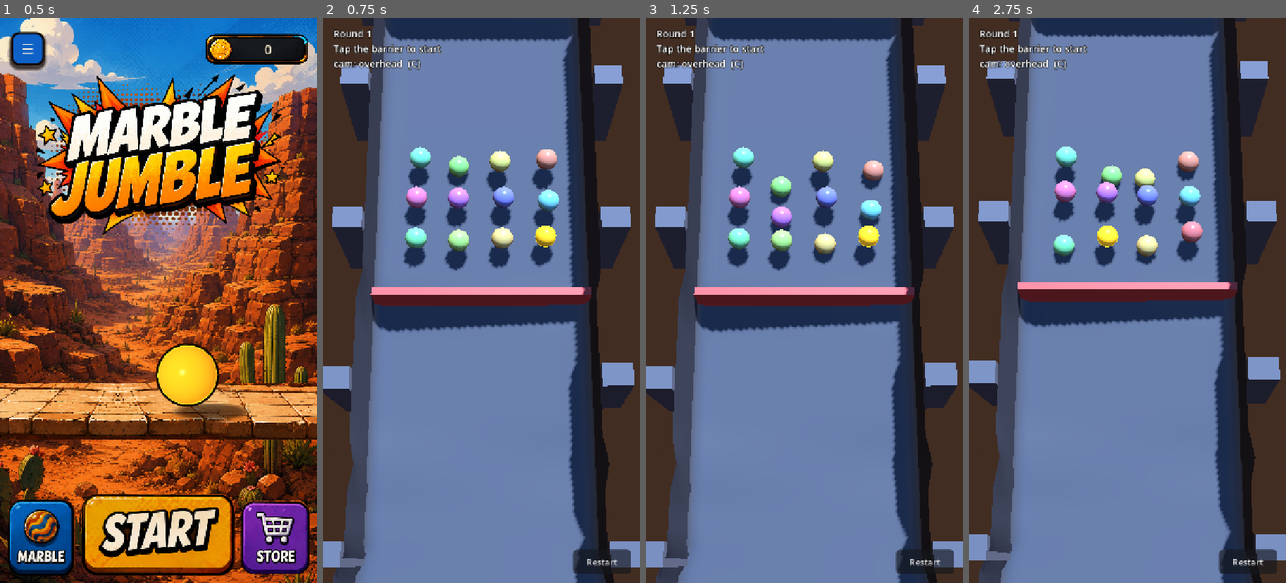
Above: before the commit, frames 1-4 (left to right).
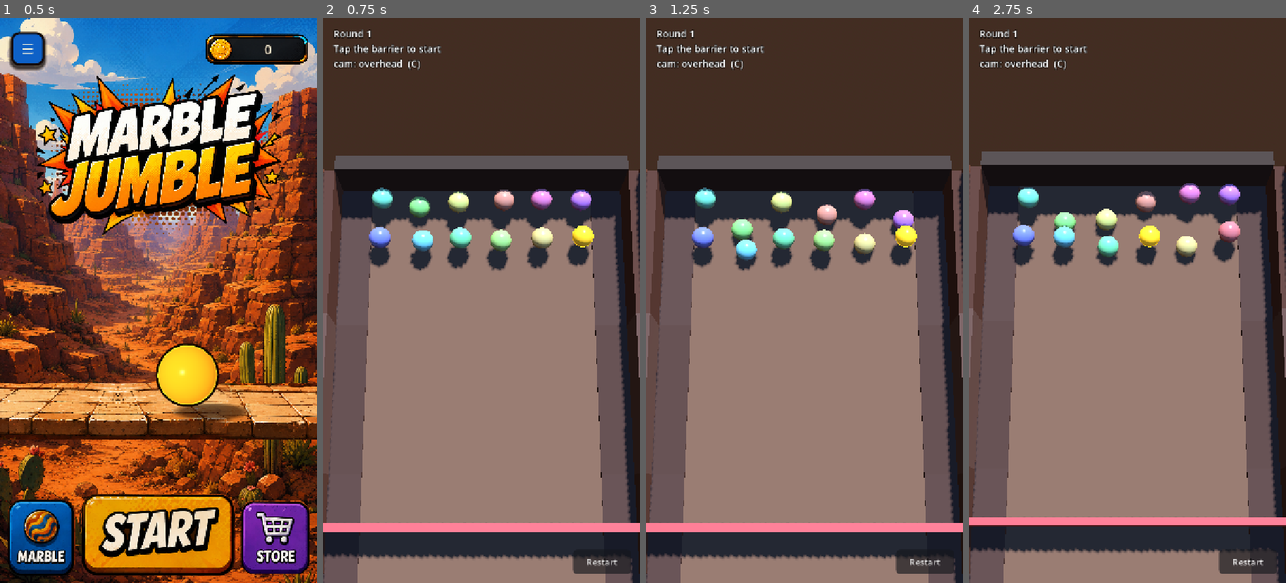
Above: after the commit, the same moments.

Repository: Arjan-N/marble-jumble
Game: Godot game, scene res://scenes/home.tscn
The game is run twice, just before and just after one commit, with the same random seed, the same clock (stepped at 60 frames per second) and the same inputs.
Inputs (mouse positions are in pixels of both pictures, inside the frame that each line leads up to):
- Up to frame 1 (0.5 s): no input
- Up to frame 2 (0.75 s): click (481, 532) at 0.5 s
- Up to frame 3 (1.25 s): no input
- Up to frame 4 (2.75 s): click "Restart" at 1.25 s; click "Restart" at 2 s

Frame 1 is identical in both runs. In frame 2, 92% of the frame differs, in the area x 0-100%, y 0-100%; in frame 3, 92%; in frame 4, 92%.

Commit message:
Fix Canyon course stall and jump fall-through
CourseBuilder._bank_at measured the raw 3D angle between tangents instead
of the horizontal turn alone, so an ordinary change in descent grade (no
lateral turn at all) read as a spurious turn, with its sign decided by
floating-point noise once the lateral component was near zero. Banking
flipped by double digits of degrees between adjacent rings around ratio
0.66, wedging the field in the resulting seam.

Fixing that unmasked a second bug: marbles reaching the jump (ratio
0.795-0.825) at full speed for the first time dove under the resumed
floor's leading edge instead of landing on it, since the gap had no ramp
to give them any upward velocity. Added a short upward-tilted lip
(_add_jump_ramp) at the take-off edge instead of retuning the descent.

Verified with the new tools/probe_stall.gd (traces a real 12-marble field
through the course headless) and real race_manager runs. Canyon is back
in COURSE_POOL.

Co-Authored-By: Claude Sonnet 5 <noreply@anthropic.com>

Diff:
--- a/scripts/course/course_builder.gd
+++ b/scripts/course/course_builder.gd
@@ -99,6 +99,23 @@
 const SPLIT_RANGE := Vector2(0.63, 0.71)
 const JUMP_GAP_RANGE := Vector2(0.795, 0.825)
 const BUMPER_AT := 0.885
+
+## The gap has no ramp of its own — the floor just stops, so a marble takes off
+## carrying whatever vertical speed the descent already gave it, not an upward
+## one. That is fine at a crawl; once the field is actually moving (see
+## `_bank_at`'s comment — this jump used to be unreachable at speed because
+## the field never got this far intact) a marble arrives already descending
+## at several m/s, dips below the resumed floor's height before it gets there
+## horizontally, and sails under its leading edge into open air for good.
+## `tools/probe_bumper_speed_temp.gd`-style tracing (a marble's velocity
+## logged across ratio 0.79-0.95) showed exactly that: a clean gravity-only
+## trajectory from the moment the floor disappears, never interrupted by a
+## landing. A short, smooth ramp right at the take-off edge — tilted upward
+## rather than flat — turns that same speed into a genuine arc that clears
+## the gap with room to spare instead of undercutting the landing.
+const JUMP_RAMP_LENGTH := 3.0
+const JUMP_RAMP_TILT := deg_to_rad(16.0)
+const JUMP_RAMP_THICKNESS := 0.4
 const ROUGH_UNTIL := 0.55 ## Rough canyon stone before here, smoother build after.
 
 const ROUGH_FRICTION := 0.55
@@ -139,6 +156,7 @@
 
 	_add_back_wall()
 	_add_split_divider()
+	_add_jump_ramp()
 	_add_bumper()
 
 
@@ -175,10 +193,25 @@
 
 ## Bank from the centreline's curvature, measured over a fixed baseline so the
 ## result is the same whatever the ring spacing is.
+##
+## Only the horizontal turn matters here — banking reacts to a bend, not to a
+## change in descent grade. Feeding the raw 3D tangents to `signed_angle_to`
+## measured the *full* angle between them, pitch included, so an ordinary
+## easing of the slope (no lateral turn at all) read as a large turn rate.
+## Worse, on a stretch straight in X the two tangents' X components are both
+## essentially zero, so the sign of that spurious turn rate was decided by
+## sub-millimetre floating-point noise — banking flipped by double digits of
+## degrees between adjacent rings with nothing in the geometry to justify it,
+## and that discontinuity in the swept cross-section is what trapped the
+## field around ratio 0.66. Flattening both tangents onto the horizontal
+## plane before comparing measures yaw alone, which is zero exactly where a
+## straight course actually is straight.
 func _bank_at(offset: float) -> float:
 	var behind := _tangent_at(offset - BANK_BASELINE)
 	var ahead := _tangent_at(offset + BANK_BASELINE)
-	var turn_rate := behind.signed_angle_to(ahead, Vector3.UP) / (2.0 * BANK_BASELINE)
+	var behind_flat := Vector3(behind.x, 0.0, behind.z).normalized()
+	var ahead_flat := Vector3(ahead.x, 0.0, ahead.z).normalized()
+	var turn_rate := behind_flat.signed_angle_to(ahead_flat, Vector3.UP) / (2.0 * BANK_BASELINE)
 	# Negated: rotating about the forward axis by a positive angle drops the
 	# right-hand edge, so the raw turn rate banks the inside of the corner up and
 	# tips marbles out of the channel instead of holding them in it.
@@ -360,6 +393,30 @@
 		s = next
 
 
+## A short, upward-tilted lip right at the gap's take-off edge. See
+## `JUMP_RAMP_LENGTH`'s comment for why the gap needs one at all.
+##
+## Built from the same `_frame_at` the rest of the ribbon uses, so it inherits
+## the trough's own banking (none here, but the next jump this technique gets
+## reused for might not be so lucky) rather than assuming the course is flat.
+## Tilting a box around its local right axis lifts the end further along the
+## track (`-forward` locally) and sinks the trailing end into the existing
+## floor by the same amount; the sunk end is a harmless overlap between two
+## static bodies, and the lifted end is the whole point.
+func _add_jump_ramp() -> void:
+	var gap_offset := _offset_for_ratio(JUMP_GAP_RANGE.x)
+	var frame := _frame_at(gap_offset - JUMP_RAMP_LENGTH * 0.5)
+	var half_width := _width_at(JUMP_GAP_RANGE.x)
+
+	var tilt := Transform3D(Basis(Vector3.RIGHT, JUMP_RAMP_TILT), Vector3.ZERO)
+	_add_box(
+		frame * tilt,
+		Vector3(half_width * 2.0, JUMP_RAMP_THICKNESS, JUMP_RAMP_LENGTH),
+		ROUGH_COLOUR.darkened(0.15),
+		SMOOTH_FRICTION
+	)
+
+
 func _add_bumper() -> void:
 	var bumper := RotatingBumper.create()
 	bumper.transform = _frame_at(_offset_for_ratio(BUMPER_AT))
--- a/scripts/race/race_manager.gd
+++ b/scripts/race/race_manager.gd
@@ -64,20 +64,41 @@
 ## directly: a global class name is not a constant expression, so an array of
 ## bare class names does not parse.
 ##
-## `CourseBuilder` (the curved Canyon) is included as-is even though its own
-## comments note it can stall its field around ratio 0.66 — a known rough edge
-## in the pool, not a reason to quietly drop it.
-## `course_builder.gd` (the curved Canyon) is deliberately absent: its field
-## reliably stalls part-way down and almost nobody finishes. Investigated and
-## not yet solved — the centreline itself is clean (monotonic descent, minimum
-## grade ~5 degrees, measured with `tools/probe_curve.gd`), and removing the
-## split divider does not fix it either, so the cause is elsewhere in the swept
-## geometry. Left in the repo to be fixed later rather than deleted.
+## `CourseBuilder` (the curved Canyon) took two fixes to get here.
+##
+## First, a stall at ratio 0.66: the trough's banking flipped sign by double
+## digits of degrees between adjacent rings on a stretch that was straight in
+## X, wedging marbles in the resulting seam. `CourseBuilder._bank_at` was
+## measuring the raw 3D angle between tangents rather than the horizontal
+## turn alone, so an ordinary change in descent grade (no lateral turn at
+## all) read as a spurious turn, with its sign decided by floating-point
+## noise once the lateral component was exactly zero — fixed by flattening
+## both tangents onto the horizontal plane before comparing (see
+## `_bank_at`'s comment).
+##
+## That fix unmasked a second problem the wedge had been hiding: with
+## marbles no longer stuck early, they reached the jump (ratio 0.795-0.825)
+## at full speed for the first time, already descending several m/s with no
+## upward launch of their own, and dove under the resumed floor's leading
+## edge instead of landing on it — a clean, uninterrupted gravity arc from
+## the moment the floor disappeared to the fall threshold, confirmed with a
+## marble's velocity traced across the gap. Fixed with an actual ramp —
+## `_add_jump_ramp`, a short upward-tilted lip right at the take-off edge —
+## rather than retuning the descent, since the jump is a spec'd feature and
+## the gap itself was never the problem.
+##
+## Verified with `tools/probe_stall.gd` (field clears both ratios cleanly)
+## and with real `race_manager` runs on `main.tscn` headless
+## (`DEBUG_TRACE`): 12/12 and 9/12 finished across two full-field rounds.
+## Some falls remain — plausible for an obstacle course, matching what the
+## other pool courses already show — not a stall. Re-run
+## `tools/probe_stall.gd` first if this course misbehaves again.
 const COURSE_POOL: Array[GDScript] = [
 	preload("res://scripts/course/slope_course.gd"),
 	preload("res://scripts/course/jungle_course.gd"),
 	preload("res://scripts/course/orbital_course.gd"),
 	preload("res://scripts/course/volcano_course.gd"),
+	preload("res://scripts/course/course_builder.gd"),
 ]
 
 enum Phase { SETTLING, RACING, COMPLETE }
--- /dev/null
+++ b/tools/probe_stall.gd
@@ -0,0 +1,93 @@
+extends SceneTree
+
+## Diagnostic: races CourseBuilder's own field (real `Marble` bodies, real
+## `MarbleTuning`, real spawn transforms) and logs where each marble actually
+## stalls, so the stall documented in `course_builder.gd`'s comments can be
+## pinned to a ratio/position instead of "part-way down". Run with:
+##   godot --headless --path . --script tools/probe_stall.gd \
+##     --fixed-fps 60 --disable-render-loop --quit-after 4800
+
+const COURSE: GDScript = preload("res://scripts/course/course_builder.gd")
+const MARBLE: GDScript = preload("res://scripts/simulation/marble.gd")
+const TUNING: GDScript = preload("res://scripts/simulation/marble_tuning.gd")
+
+const MARBLE_COUNT := 12
+## Below this speed a marble counts as stopped, not just slowed by a corner.
+const STALL_SPEED := 0.3
+## How long a marble has to stay under STALL_SPEED before it's reported —
+## long enough that a marble merely stuck behind a pile-up for a moment
+## doesn't get flagged.
+const STALL_SECONDS := 3.0
+const SNAPSHOT_INTERVAL := 2.0
+
+var _course: Course
+var _marbles: Array[Marble] = []
+var _stall_time: PackedFloat32Array
+var _reported: Array[bool] = []
+var _frame := 0
+var _next_snapshot := 0.0
+
+
+func _init() -> void:
+	_course = COURSE.new()
+	get_root().add_child(_course)
+	_course.build()
+	print("baked length = %.1f  race length = %.1f" % [_course._length, _course._race_length])
+
+	var tuning: MarbleTuning = TUNING.new()
+	var rng := RandomNumberGenerator.new()
+	rng.seed = 1
+	var spawns := _course.get_spawn_transforms(MARBLE_COUNT, rng)
+
+	for i in MARBLE_COUNT:
+		var marble: Marble = MARBLE.create(i, tuning, Color.WHITE, false)
+		get_root().add_child(marble)
+		marble.global_transform = spawns[i]
+		marble.state = Marble.State.RACING
+		_marbles.append(marble)
+
+	_stall_time.resize(MARBLE_COUNT)
+	for i in MARBLE_COUNT:
+		_reported.append(false)
+
+	physics_frame.connect(_on_physics_frame)
+
+
+func _ratio_at(position: Vector3) -> float:
+	var offset := _course.curve.get_closest_offset(position)
+	return (offset - _course._race_start_offset) / _course._race_length
+
+
+func _on_physics_frame() -> void:
+	_frame += 1
+	var t := float(_frame) / 60.0
+
+	for i in _marbles.size():
+		var marble := _marbles[i]
+		var speed := marble.linear_velocity.length()
+		if speed < STALL_SPEED:
+			_stall_time[i] += 1.0 / 60.0
+		else:
+			_stall_time[i] = 0.0
+
+		if _stall_time[i] >= STALL_SECONDS and not _reported[i]:
+			_reported[i] = true
+			print(
+				"STALL  marble=%2d  t=%6.1fs  ratio=%.3f  pos=%s  speed=%.2f"
+				% [i, t, _ratio_at(marble.global_position), marble.global_position, speed]
+			)
+
+	if t >= _next_snapshot:
+		_next_snapshot += SNAPSHOT_INTERVAL
+		var ratios := []
+		var min_y := INF
+		var max_y := -INF
+		for marble in _marbles:
+			ratios.append(_ratio_at(marble.global_position))
+			min_y = minf(min_y, marble.global_position.y)
+			max_y = maxf(max_y, marble.global_position.y)
+		ratios.sort()
+		print(
+			"t=%6.1fs  ratio min=%.3f  median=%.3f  max=%.3f  y=[%.1f,%.1f]  stalled=%d/%d"
+			% [t, ratios[0], ratios[ratios.size() / 2], ratios[-1], min_y, max_y, _reported.count(true), MARBLE_COUNT]
+		)
